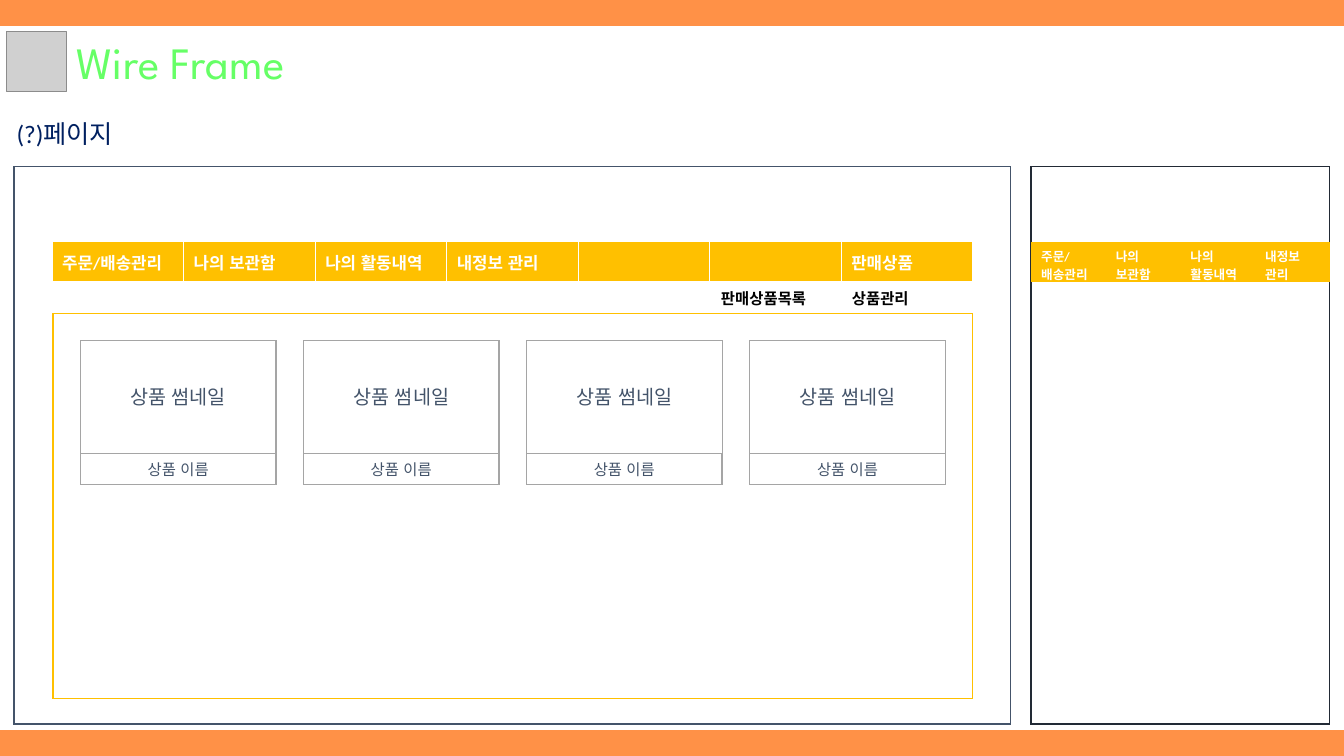
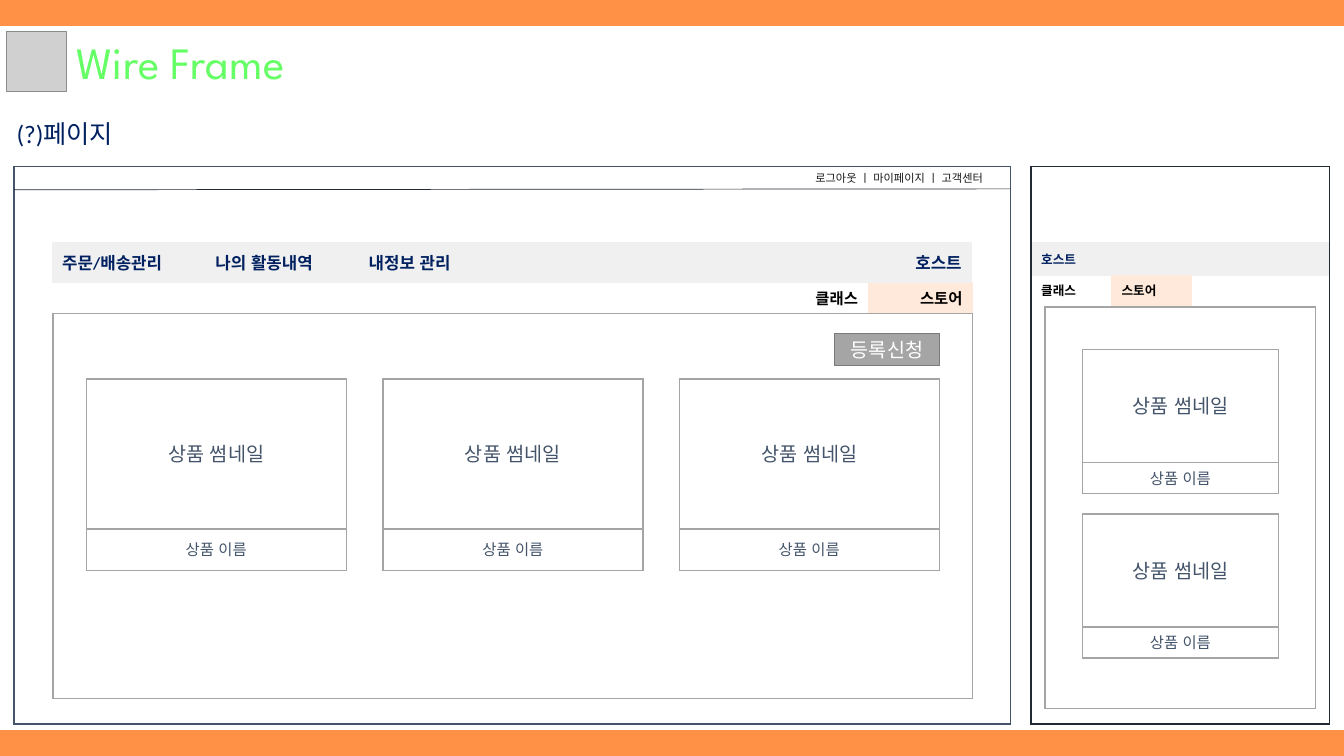
Before and after one commit to hhsw07/ezen-academy-projects, a slide deck: slide 21 of WebContent/cmk/document/3조 원데이클래스.pptx. Drawn at 1344x756 pixels with LibreOffice and Linux fonts; fonts in the diff are those of the drawing; grey boxes stand for pictures. Boxes give left, top, right and bottom in pixels: in the first picture for what was removed or moved away, otherwise in the second. Text is boxed around its words. In the diff, an @@ line names an element or a change of style, - is before the commit and + after.

```diff
--- a/WebContent/cmk/document/3조 원데이클래스.pptx
+++ b/WebContent/cmk/document/3조 원데이클래스.pptx
@@ text added at [815, 172, 983, 183], 8 pt, text #181717 @@
+로그아웃 ㅣ 마이페이지 ㅣ 고객센터
@@ rectangle at [1031, 166, 1330, 724]: fill #FFFFFF to none @@
@@ line added from (14, 190) to (1011, 189), #222A35 0.5 pt @@
@@ table at [52, 242, 972, 283] @@
-column 2: 나의 보관함
-column 6, row 1: 판매상품
+column 6, row 1: 호스트
@@ table removed at [1031, 242, 1330, 287], 1 rows, 4 columns @@
-주문/ / 배송관리 | 나의 / 보관함 | 나의 / 활동내역 | 내정보 / 관리
@@ table added at [1031, 242, 1331, 276], 1 rows, 3 columns @@
+호스트 |  | 
@@ table at [763, 282, 973, 314] @@
-column 1: 
-column 2: 판매상품목록
-column 3: 상품관리
+column 1: 클래스
+column 2: 스토어
@@ table: place and size @@
-table at [580, 282, 973, 314]
+table at [763, 282, 973, 314]
@@ table added at [1031, 274, 1193, 306], 1 rows, 2 columns @@
+클래스 | 스토어
@@ rectangle at [53, 314, 973, 699]: outline #FFC000 1 pt to #A5A5A5 1 pt @@
@@ rectangle added at [1046, 308, 1316, 709], outline #A5A5A5 1 pt @@
@@ rectangle added at [835, 334, 940, 366], fill #A5A5A5, outline #7A7A7A 1 pt, 14 pt, text #FFFFFF @@
+등록신청
@@ rectangle "상품 썸네일": place and size @@
-rectangle "상품 썸네일" at [303, 341, 499, 454]
+rectangle "상품 썸네일" at [1083, 350, 1278, 463]
@@ rectangle "상품 썸네일": place and size @@
-rectangle "상품 썸네일" at [81, 341, 276, 454]
+rectangle "상품 썸네일" at [87, 379, 347, 529]
@@ rectangle "상품 썸네일": place and size @@
-rectangle "상품 썸네일" at [526, 341, 722, 454]
+rectangle "상품 썸네일" at [383, 379, 643, 529]
@@ rectangle "상품 썸네일": place and size @@
-rectangle "상품 썸네일" at [750, 341, 946, 454]
+rectangle "상품 썸네일" at [680, 379, 940, 529]
@@ rectangle "상품 이름": place and size @@
-rectangle "상품 이름" at [303, 454, 499, 485]
+rectangle "상품 이름" at [1083, 463, 1278, 494]
@@ rectangle "상품 이름": place and size @@
-rectangle "상품 이름" at [81, 454, 276, 485]
+rectangle "상품 이름" at [87, 529, 347, 571]
@@ rectangle "상품 이름": place and size @@
-rectangle "상품 이름" at [526, 454, 722, 485]
+rectangle "상품 이름" at [383, 529, 643, 571]
@@ rectangle "상품 이름": place and size @@
-rectangle "상품 이름" at [750, 454, 946, 485]
+rectangle "상품 이름" at [680, 529, 940, 571]
@@ rectangle added at [1083, 514, 1278, 627], fill #FFFFFF, outline #A5A5A5 1 pt, 14 pt, text #44546A @@
+상품 썸네일
@@ rectangle added at [1083, 627, 1278, 658], fill #FFFFFF, outline #A5A5A5 1 pt, 11 pt, text #44546A @@
+상품 이름
```
Also in this commit, not shown: 12 other slides changed, 4 slides added, 3 slides removed.
